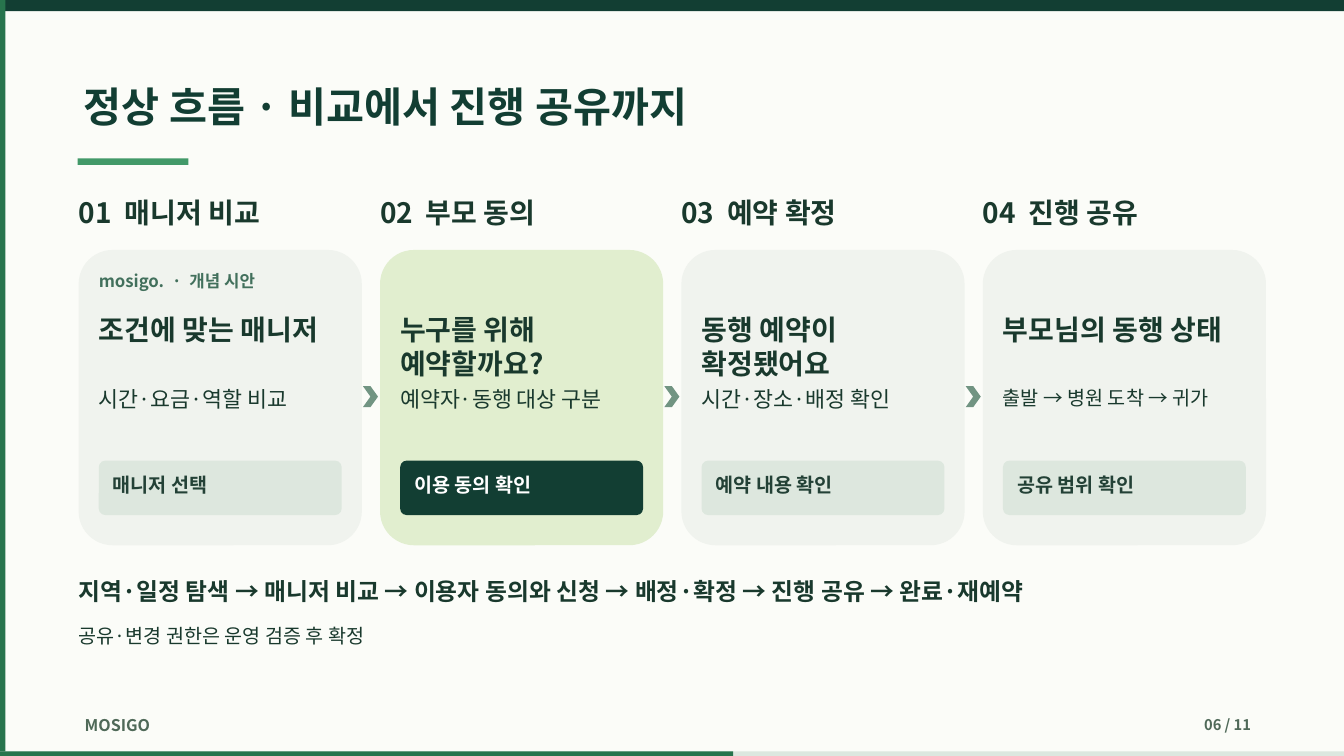
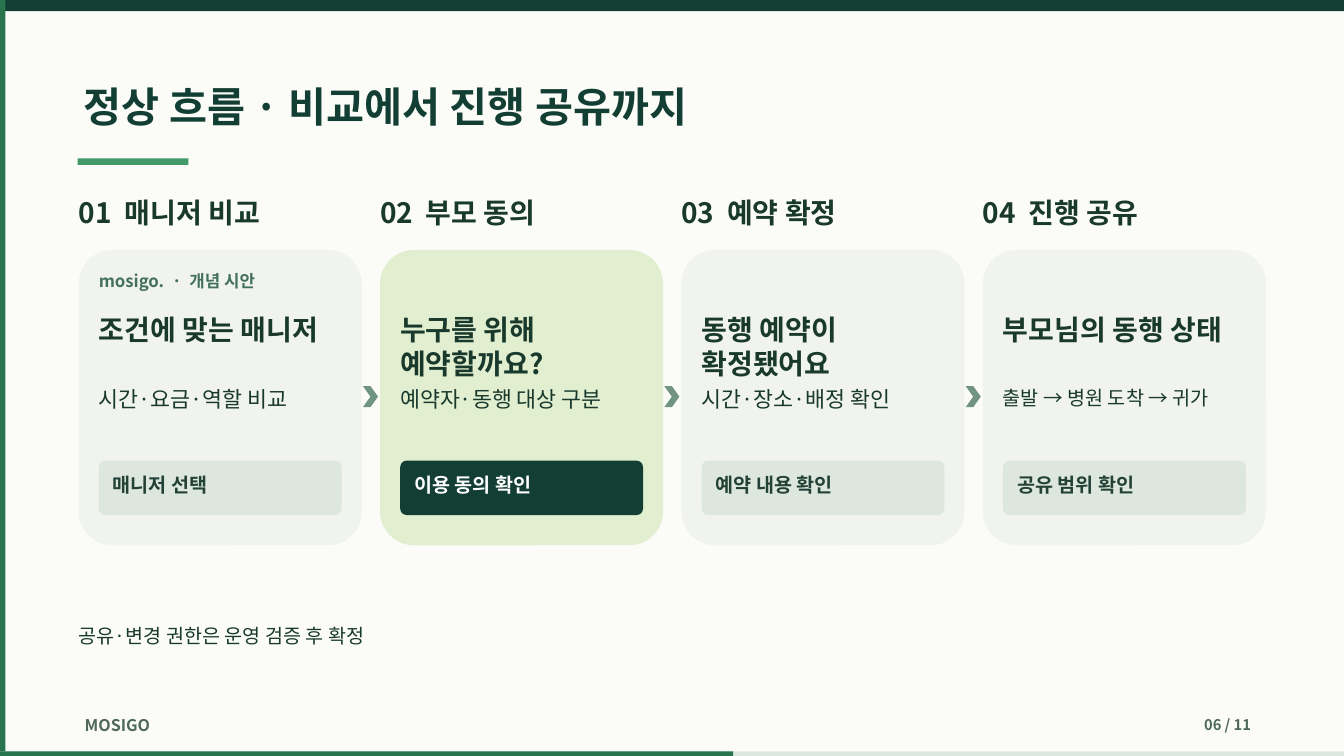
Before and after one commit to dohyunkimmm/mosigo-case-study, a slide deck: slide 6 of downloads/mosigo_report.pptx. Drawn at 1344x756 pixels with LibreOffice and Linux fonts; fonts in the diff are those of the drawing. Boxes give left, top, right and bottom in pixels: in the first picture for what was removed or moved away, otherwise in the second. Text is boxed around its words. In the diff, an @@ line names an element or a change of style, - is before the commit and + after.

```diff
--- a/downloads/mosigo_report.pptx
+++ b/downloads/mosigo_report.pptx
@@ text removed at [79,580,1024,602] @@
-지역·일정 탐색 → 매니저 비교 → 이용자 동의와 신청 → 배정·확정 → 진행 공유 → 완료·재예약
```
Also in this commit, not shown: 2 other slides changed, 13 other files.
